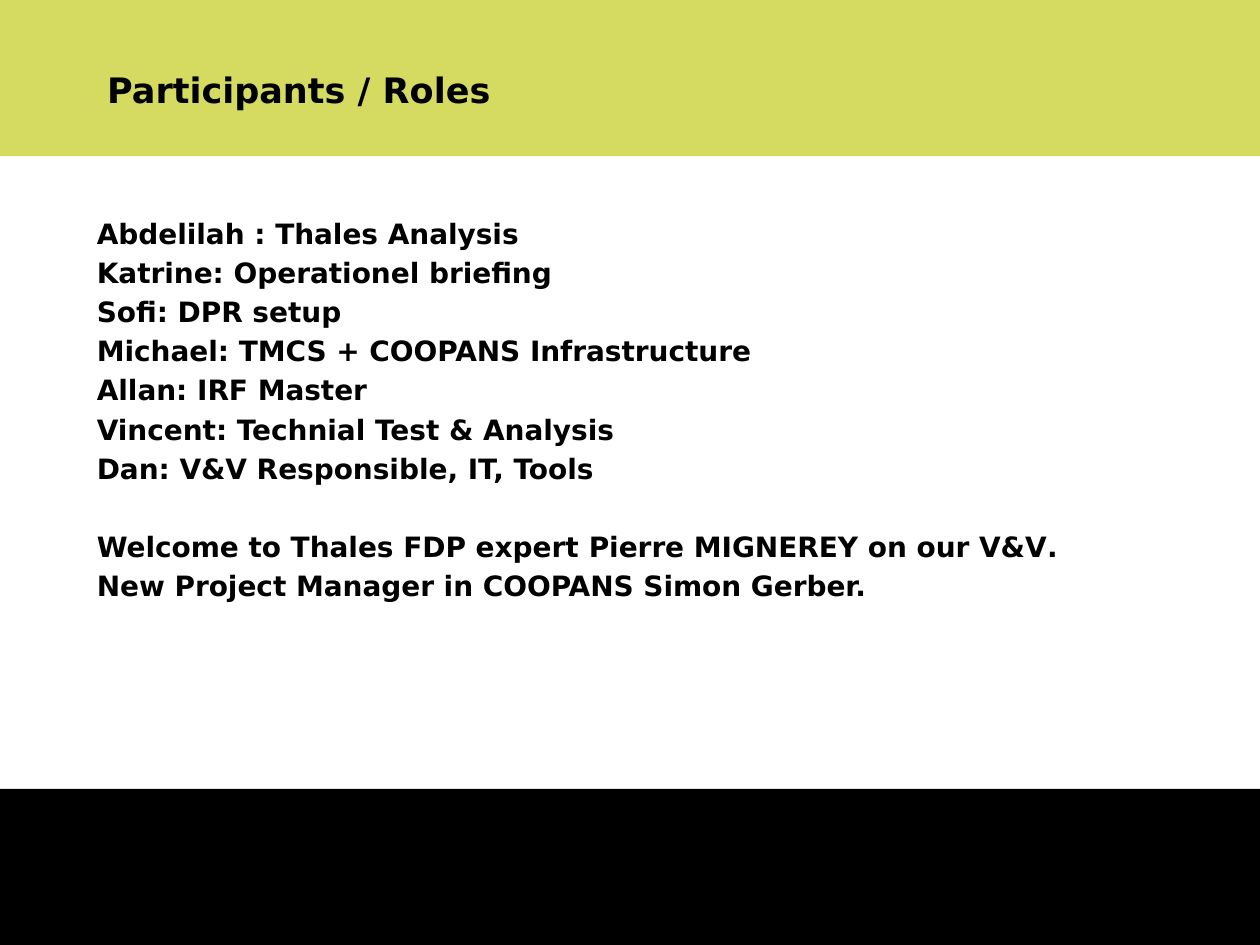
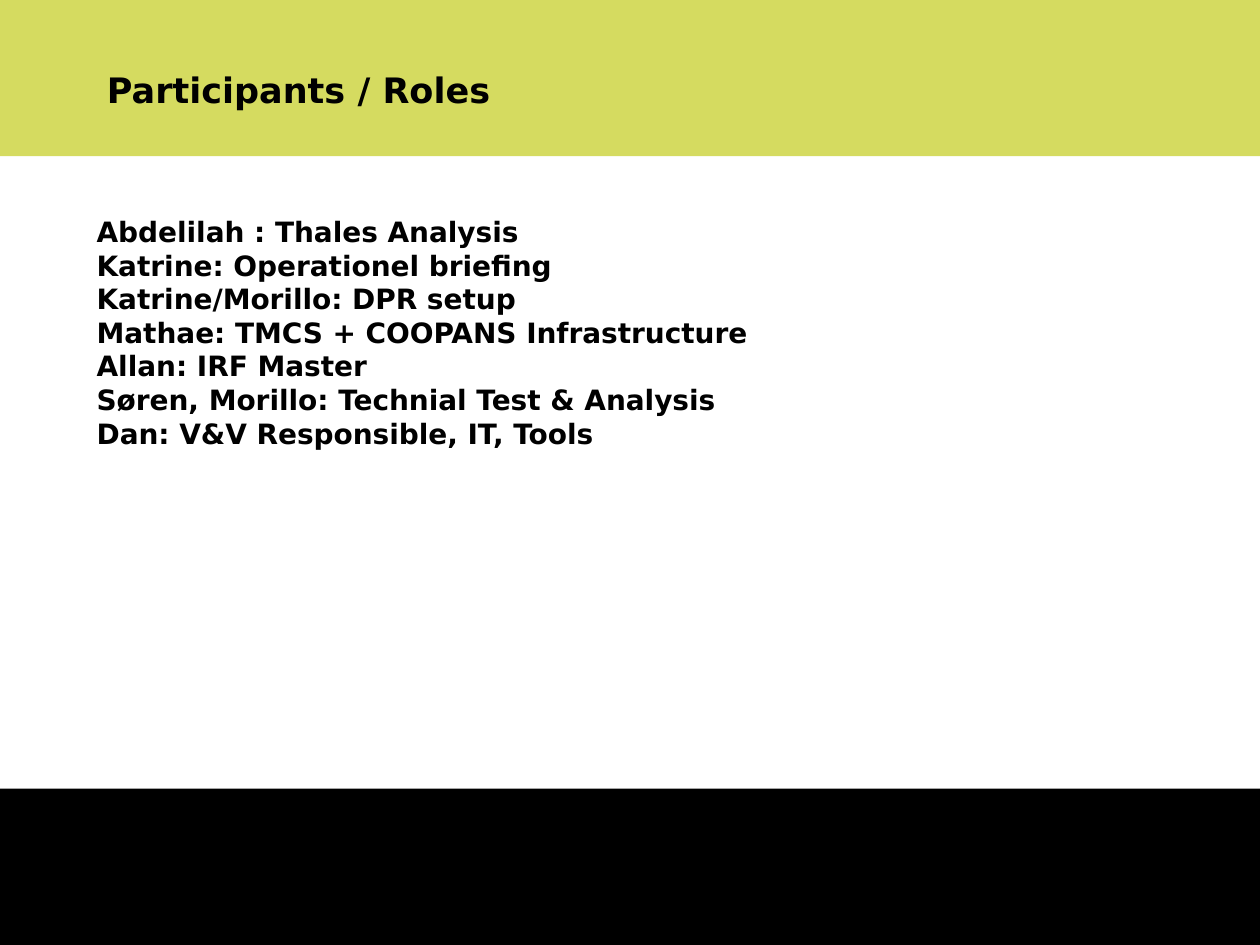
Before and after one commit to danchrist/officedoc, a slide deck: slide 3 of agenda_2016W34_1 [632300].pptx. Drawn at 1260x945 pixels with LibreOffice and Linux fonts; fonts in the diff are those of the drawing; background and template pictures are left out. Boxes give left, top, right and bottom in pixels: in the first picture for what was removed or moved away, otherwise in the second. Text is boxed around its words. In the diff, an @@ line names an element or a change of style, - is before the commit and + after.

```diff
--- a/agenda_2016W34_1 [632300].pptx
+++ b/agenda_2016W34_1 [632300].pptx
@@ text at bbox=[97, 220, 593, 450]: less space between paragraphs @@
@@ text at bbox=[97, 287, 747, 344]: text changed @@
-Sofi: DPR setup
-Michael: TMCS + COOPANS Infrastructure
+Katrine/Morillo: DPR setup
+Mathae: TMCS + COOPANS Infrastructure
@@ text at bbox=[97, 388, 715, 416]: text changed @@
-Vincent: Technial Test & Analysis
+Søren, Morillo: Technial Test & Analysis
@@ text at bbox=[97, 535, 1058, 602]: paragraphs removed @@
-Welcome to Thales FDP expert Pierre MIGNEREY on our V&V.
-New Project Manager in COOPANS Simon Gerber.
```
Also in this commit, not shown: 9 other slides changed.
